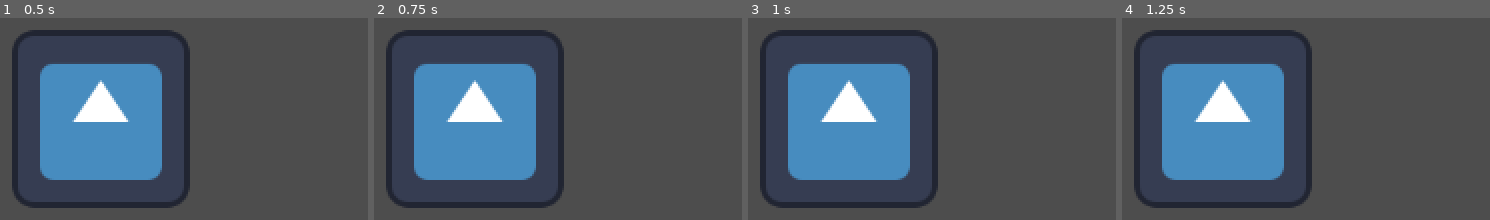
Above: before the commit, frames 1-4 (left to right).
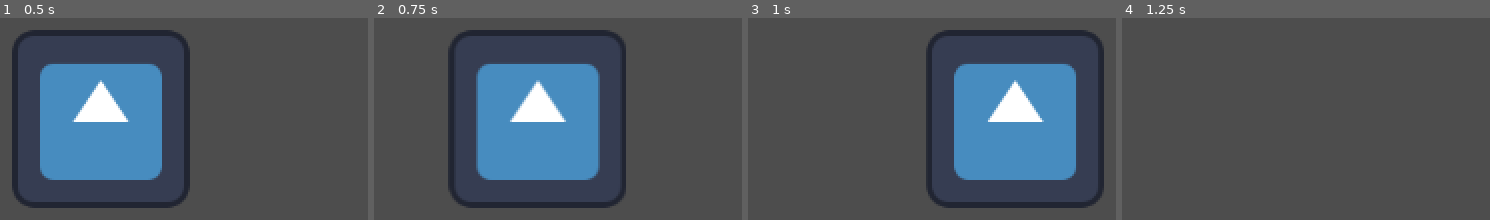
Above: after the commit, the same moments.

Repository: YoAquinJs/gmtk-2024
Game: Godot game, scene res://scenes/city.tscn
Same seed, same stepped clock (60 frames per second), same inputs: the game is played once before the commit and once after it. This scene is started directly instead of the project's main scene. The engine's default icon, where the game draws it, is replaced by a stand-in: a white triangle on a blue panel in a dark square.
Inputs (mouse positions are in pixels of both pictures, inside the frame that each line leads up to):
- Up to frame 1 (0.5 s): no input
- Up to frame 2 (0.75 s): tap Enter at 0.5 s; move the mouse to (727, 74) at 0.52 s; hold Right (right) from 0.53 s (still down); click (727, 74) at 0.67 s
- Up to frame 3 (1 s): keep holding Right (right)
- Up to frame 4 (1.25 s): keep holding Right (right)

Frame 1 is identical in both runs. In frame 2, 27% of the frame differs, in the area x 3-69%, y 5-95%; in frame 3, 48%, in the area x 3-97%, y 5-95%; in frame 4, 24%.
Error before the commit: Parse Error: Could not find type "Scene" in the current scope. (res://scripts/systems/scene_manager.gd:10)
Error after the commit: Out of bounds get index '1' (on base: 'Dictionary') (res://scripts/systems/scene_manager.gd:25)

Commit message:
added radio transition scene

Diff:
--- a/scenes/city.tscn
+++ b/scenes/city.tscn
@@ -1,7 +1,7 @@
 [gd_scene load_steps=4 format=3 uid="uid://cpr8vxif6fjna"]
 
 [ext_resource type="PackedScene" uid="uid://bmdnqwmgd6cej" path="res://scenes/city/city_player.tscn" id="1_pxuy0"]
-[ext_resource type="Script" path="res://scripts/systems/scene.gd" id="1_qlf25"]
+[ext_resource type="Script" path="res://scripts/scenes/scene.gd" id="1_qlf25"]
 [ext_resource type="PackedScene" uid="uid://bu3f6xgvhdvtb" path="res://scenes/city/citizen_despawner.tscn" id="3_ajkx2"]
 
 [node name="City" type="Node2D"]
--- a/scenes/city/city_interaction.tscn
+++ b/scenes/city/city_interaction.tscn
@@ -1,6 +1,6 @@
 [gd_scene load_steps=2 format=3 uid="uid://dam04teond4gg"]
 
-[ext_resource type="Script" path="res://scripts/systems/scene.gd" id="1_4q47t"]
+[ext_resource type="Script" path="res://scripts/scenes/scene.gd" id="1_4q47t"]
 
 [node name="CityInteraction" type="Node2D"]
 script = ExtResource("1_4q47t")
--- a/scenes/comic.tscn
+++ b/scenes/comic.tscn
@@ -1,6 +1,6 @@
 [gd_scene load_steps=2 format=3 uid="uid://do8d4cpy76jgo"]
 
-[ext_resource type="Script" path="res://scripts/systems/scene.gd" id="1_4sdj5"]
+[ext_resource type="Script" path="res://scripts/scenes/scene.gd" id="1_4sdj5"]
 
 [node name="Comic" type="Node2D"]
 script = ExtResource("1_4sdj5")
--- a/scenes/global/scene_manager.tscn
+++ b/scenes/global/scene_manager.tscn
@@ -56,6 +56,7 @@
 
 [node name="SceneManager" type="Node"]
 script = ExtResource("1_p4ncy")
+default_scene = 1
 
 [node name="Overlay" type="Node" parent="."]
 
--- a/scenes/hand.tscn
+++ b/scenes/hand.tscn
@@ -1,6 +1,6 @@
 [gd_scene load_steps=2 format=3 uid="uid://2mxikjxshueu"]
 
-[ext_resource type="Script" path="res://scripts/systems/scene.gd" id="1_0dnki"]
+[ext_resource type="Script" path="res://scripts/scenes/scene.gd" id="1_0dnki"]
 
 [node name="Hand" type="Node2D"]
 script = ExtResource("1_0dnki")
--- a/scenes/radio.tscn
+++ b/scenes/radio.tscn
@@ -1,7 +1,6 @@
-[gd_scene load_steps=8 format=3 uid="uid://c5g63bq7xjp12"]
+[gd_scene load_steps=7 format=3 uid="uid://c5g63bq7xjp12"]
 
-[ext_resource type="Script" path="res://scripts/systems/scene.gd" id="1_a66a6"]
-[ext_resource type="Script" path="res://scripts/radio/logic.gd" id="2_o2ht8"]
+[ext_resource type="Script" path="res://scripts/scenes/radio.gd" id="2_o2ht8"]
 [ext_resource type="Texture2D" uid="uid://c484ix13f0eoh" path="res://sprites/radio/radio.png" id="3_g2jvr"]
 [ext_resource type="FontFile" uid="uid://du3nhlklm71gd" path="res://fonts/netron.ttf" id="4_k621r"]
 
@@ -27,14 +26,8 @@
 anchor_bottom = 1.0
 grow_horizontal = 2
 grow_vertical = 2
-script = ExtResource("1_a66a6")
+script = ExtResource("2_o2ht8")
 scene_id = 4
-
-[node name="radio_logic" type="Control" parent="."]
-anchors_preset = 0
-offset_right = 40.0
-offset_bottom = 40.0
-script = ExtResource("2_o2ht8")
 
 [node name="Panel" type="Panel" parent="."]
 z_index = -10
--- a/scripts/radio/logic.gd
+++ /dev/null
@@ -1,22 +0,0 @@
-extends Control
-
-
-func _ready() -> void:
-    Singletons.dialog_system.dequeued_dialog.connect(_on_dequeued_dialog)
-
-    match Singletons.game_manager.stage:
-        GameManager.Stage.CITIZEN:
-            citizen_report()
-        GameManager.Stage.HAND:
-            hand_report()
-
-func citizen_report() -> void:
-    for new in Singletons.game_manager.get_citizen_report():
-        Singletons.dialog_system.enqueue_dialog(DialogSystem.Dialog.new(new, true))
-
-func hand_report() -> void:
-    for stat_change in Singletons.game_manager.get_hand_report():
-        Singletons.dialog_system.enqueue_dialog(DialogSystem.Dialog.new(stat_change, true))
-
-func _on_dequeued_dialog() -> void:
-    Singletons.game_manager.end_radio_transition()
--- /dev/null
+++ b/scripts/scenes/radio.gd
@@ -0,0 +1,24 @@
+class_name radio extends Scene
+
+var _dialogs : int
+
+func _ready() -> void:
+    Singletons.dialog_system.dequeued_dialog.connect(_on_dequeued_dialog)
+
+    match Singletons.game_manager.stage:
+        GameManager.Stage.INTRODUCTION:
+            report(Singletons.game_manager.get_intructions_report())
+        GameManager.Stage.HAND:
+            report(Singletons.game_manager.get_hand_report())
+        GameManager.Stage.CITIZEN:
+            report(Singletons.game_manager.get_citizen_report())
+
+func report(content: Array[String]) -> void:
+    _dialogs = len(content)
+    for new in content:
+        Singletons.dialog_system.enqueue_dialog(DialogSystem.Dialog.new(new, true))
+
+func _on_dequeued_dialog() -> void:
+    _dialogs -= 1
+    if _dialogs == 0:
+        Singletons.game_manager.end_radio_transition()
--- /dev/null
+++ b/scripts/scenes/scene.gd
@@ -0,0 +1,10 @@
+class_name Scene extends Node
+
+signal freeing
+
+@export var scene_id : Globals.SceneId
+var scene_manager: SceneManager
+
+func free_scene() -> void:
+    freeing.emit()
+    queue_free()
